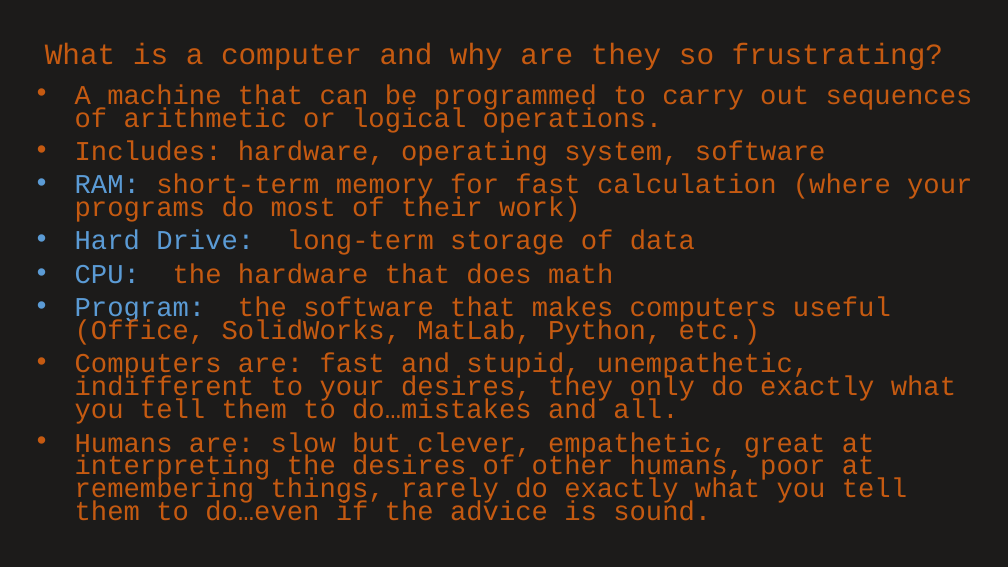
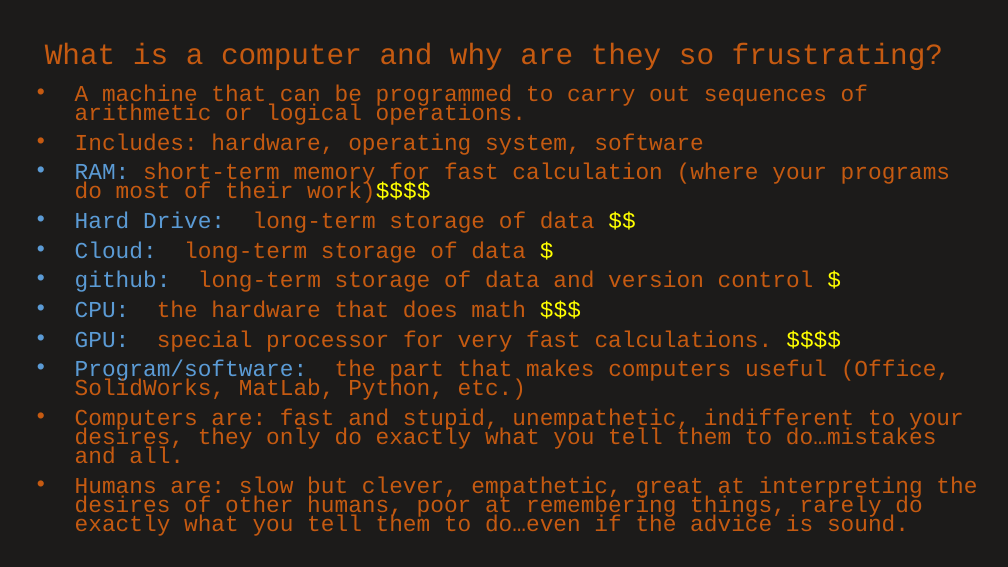
Before and after one commit to swils44/SP2024_Week1, a slide deck: slide 9 of Lec01.pptx. Drawn at 1008x567 pixels with LibreOffice and Linux fonts; fonts in the diff are those of the drawing. Boxes give left, top, right and bottom in pixels: in the first picture for what was removed or moved away, otherwise in the second. Text is boxed around its words. In the diff, an @@ line names an element or a change of style, - is before the commit and + after.

```diff
--- a/Lec01.pptx
+++ b/Lec01.pptx
@@ text at <box>75,84,977,536</box>: size 25.9 to 21.7 pt in "A machine that can be programmed to ...", "Includes: hardware, operating system, software", "Computers are: fast and stupid, unempathetic, indifferent ...", "Humans are: slow but clever, empathetic, great ..." @@
@@ text at <box>75,163,950,400</box>: text changed; size 25.9 to 21.7 pt @@
-• RAM: short-term memory for fast calculation (where your programs do most of their work)
-• Hard Drive: long-term storage of data
-• CPU: the hardware that does math
-• Program: the software that makes computers useful (Office, SolidWorks, MatLab, Python, etc.)
+• RAM: short-term memory for fast calculation (where your programs do most of their work)$$$$
+• Hard Drive: long-term storage of data $$
+• Cloud: long-term storage of data $
+• github: long-term storage of data and version control $
+• CPU: the hardware that does math $$$
+• GPU: special processor for very fast calculations. $$$$
+• Program/software: the part that makes computers useful (Office, SolidWorks, MatLab, Python, etc.)
```
Also in this commit, not shown: 1 other slide changed, 1 slide added.
